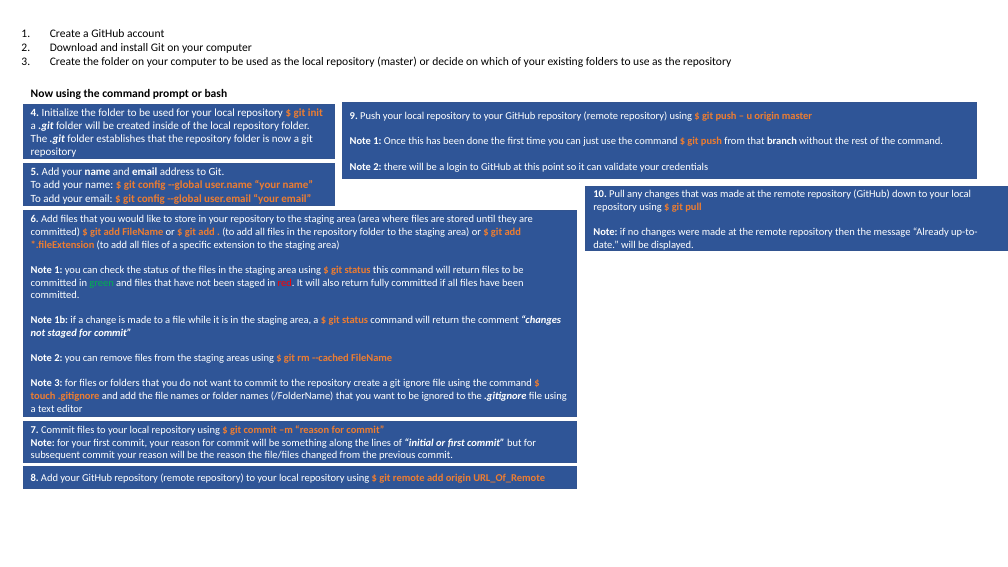
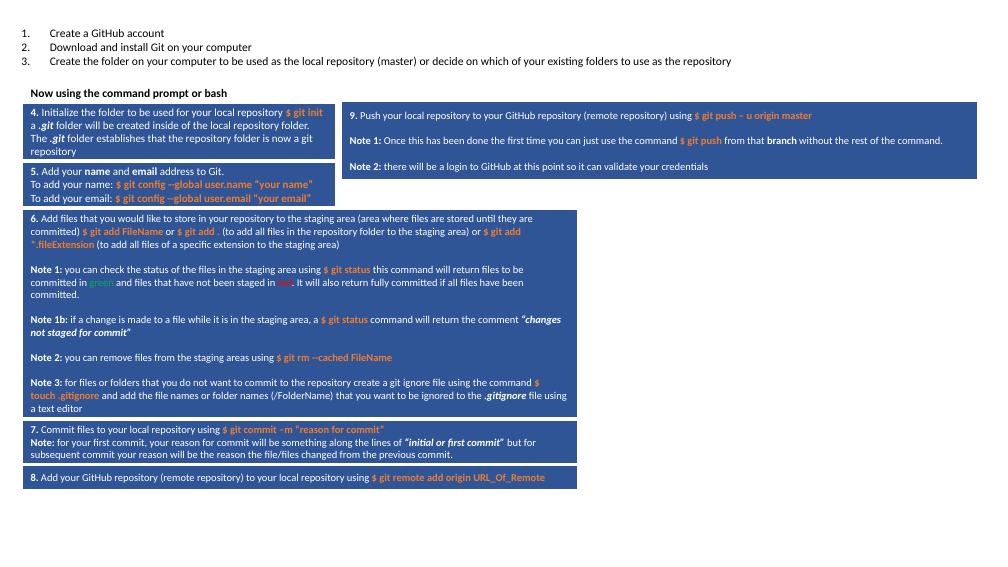
Before and after one commit to rickrhone/TestPortfolio, a slide deck: slide 1 of Git_GitHub Overview.pptx. Drawn at 1008x567 pixels with LibreOffice and Linux fonts; fonts in the diff are those of the drawing. Boxes give left, top, right and bottom in pixels: in the first picture for what was removed or moved away, otherwise in the second. Text is boxed around its words. In the diff, an @@ line names an element or a change of style, - is before the commit and + after.

```diff
--- a/Git_GitHub Overview.pptx
+++ b/Git_GitHub Overview.pptx
@@ rectangle removed at (586, 187, 1008, 250) @@
-10. Pull any changes that was made at the remote repository (GitHub) down to your local repository using $ git pull
-Note: if no changes were made at the remote repository then the message “Already up-to-date.” will be displayed.
```
Also in this commit, not shown: 2 other files.
